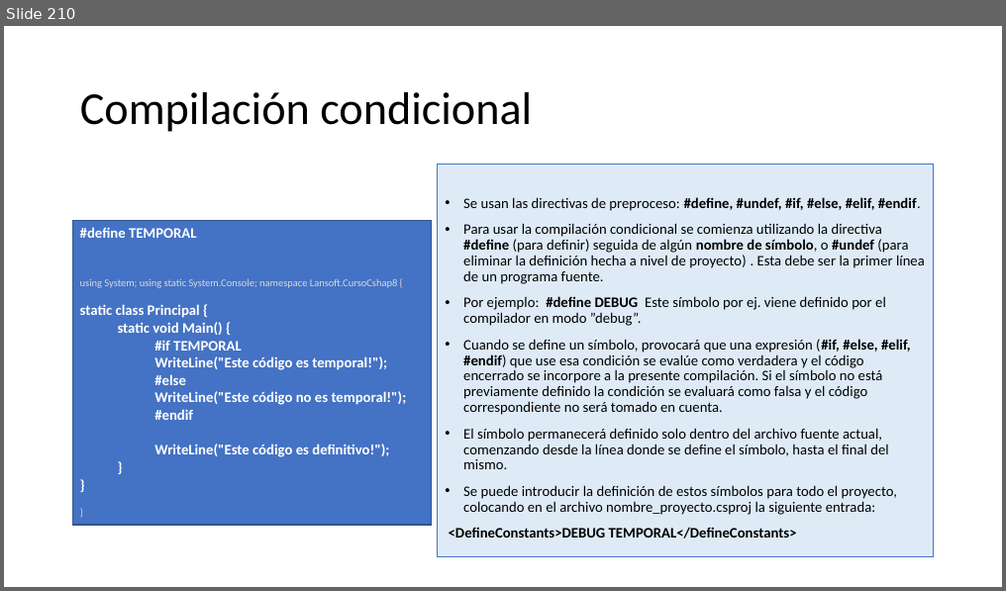
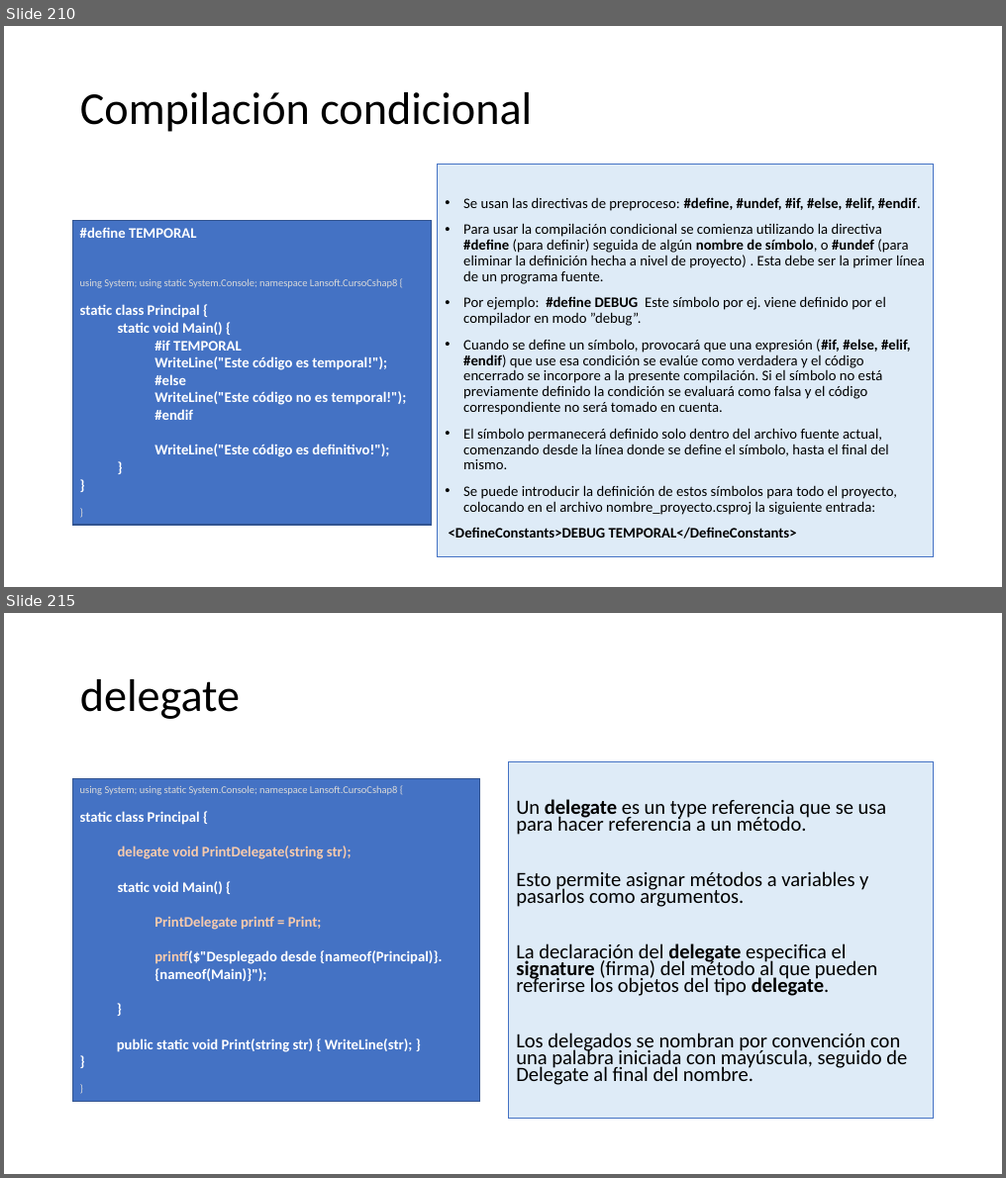
Before and after one commit to AlbertOsinaga/CursoCSharp__8, a slide deck: CSharpQuickReferencia.pptx. Shown one above the other, each under a label of ours: slide 210 before the commit, slides 210 and 215 after it; the slides between them are not shown. The pictures are 1006x591 and 1006x1178 pixels, drawn with LibreOffice and Linux fonts; fonts in the diff are those of the drawing. Boxes give left, top, right and bottom in pixels: in the first picture for what was removed or moved away, otherwise in the second. Text is boxed around its words. In the diff, an @@ line names an element or a change of style, - is before the commit and + after.

```diff
--- a/CSharpQuickReferencia.pptx
+++ b/CSharpQuickReferencia.pptx
@@ slide 215 added at (4,613,1002,1174), background #FFFFFF @@
@@ title added at (80,679,240,719), 44 pt, text #000000 @@
+delegate
@@ rectangle added at (73,779,480,1102), fill #4472C4, outline #325491 1 pt, 14 pt, text #FFFFFF, bold @@
+using System; using static System.Console; namespace Lansoft.CursoCshap8 {
+static class Principal {
+  delegate void PrintDelegate(string str);
+  static void Main() {
+PrintDelegate printf = Print;
+    printf($"Desplegado desde {nameof(Principal)}.{nameof(Main)}");
+    }
+    public static void Print(string str) { WriteLine(str); }
+}
+}
@@ text added at (509,762,933,1119), fill #DEEBF7, outline #4472C4 0.75 pt, 19.6 pt, text #000000 @@
+Un delegate es un type referencia que se usa para hacer referencia a un método.
+Esto permite asignar métodos a variables y pasarlos como argumentos.
+La declaración del delegate especifica el signature (firma) del método al que pueden referirse los objetos del tipo delegate.
+Los delegados se nombran por convención con una palabra iniciada con mayúscula, seguido de Delegate al final del nombre.
```
Also in this commit, not shown: 12 other slides added.
